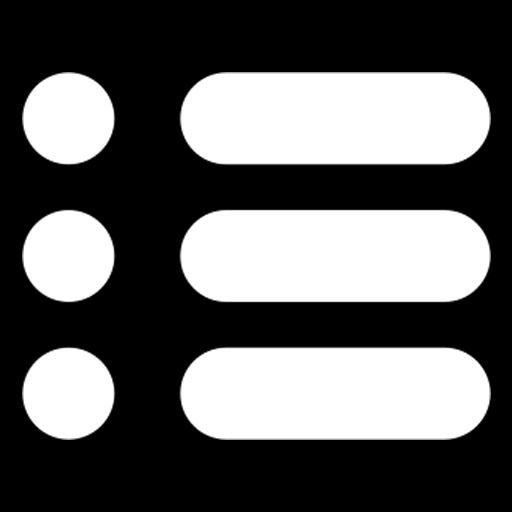
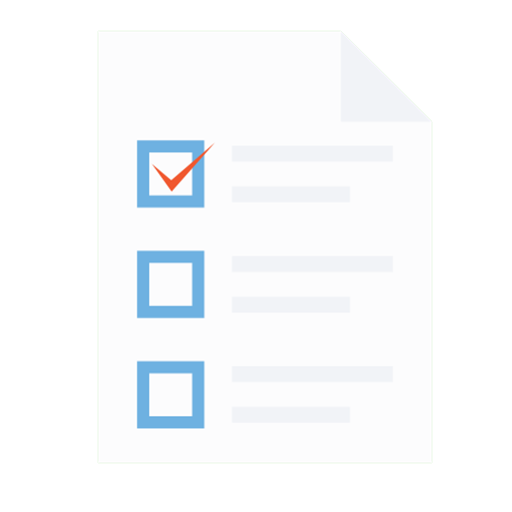
Revision of a layered (512, 512) image; what changed, layer by layer:
added layer "test" above "Layer 4" over [97, 30, 433, 464]
hid "Layer 1" over [22, 72, 491, 440]
hid "bg" over [0, 0, 512, 512]
